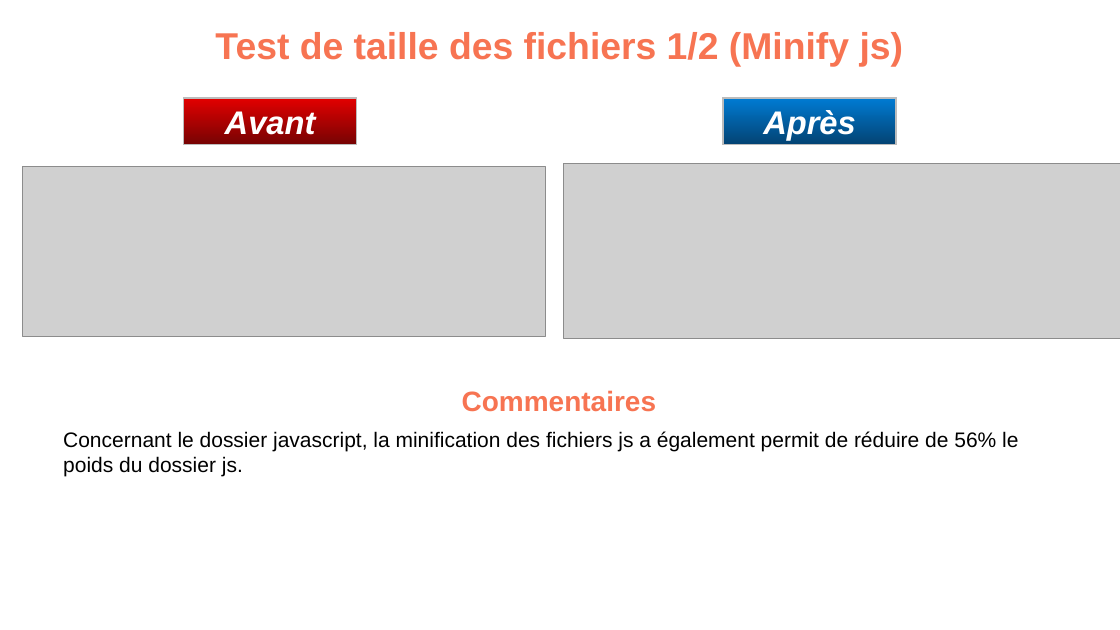
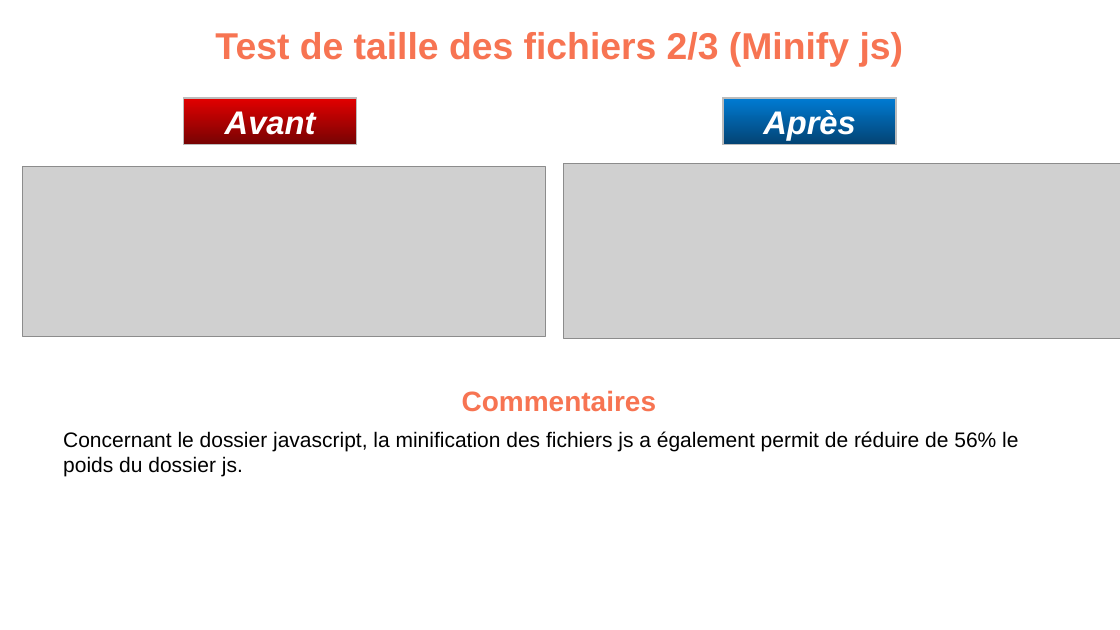
Before and after one commit to devi-dev/IsmahaneHAMOU_4_03062021-La-chouette-agence-, a slide deck: slide 5 of Analyse/P4_02_optimisation.pptx. Drawn at 1120x630 pixels with LibreOffice and Linux fonts; fonts in the diff are those of the drawing; grey boxes stand for pictures; background and template pictures are left out. Boxes give left, top, right and bottom in pixels: in the first picture for what was removed or moved away, otherwise in the second. Text is boxed around its words. In the diff, an @@ line names an element or a change of style, - is before the commit and + after.

```diff
--- a/Analyse/P4_02_optimisation.pptx
+++ b/Analyse/P4_02_optimisation.pptx
@@ title at box(215, 32, 904, 66): text changed @@
-Test de taille des fichiers 1/2 (Minify js)
+Test de taille des fichiers 2/3 (Minify js)
```
Also in this commit, not shown: 1 other slide changed, 1 slide added, 16 other files.
